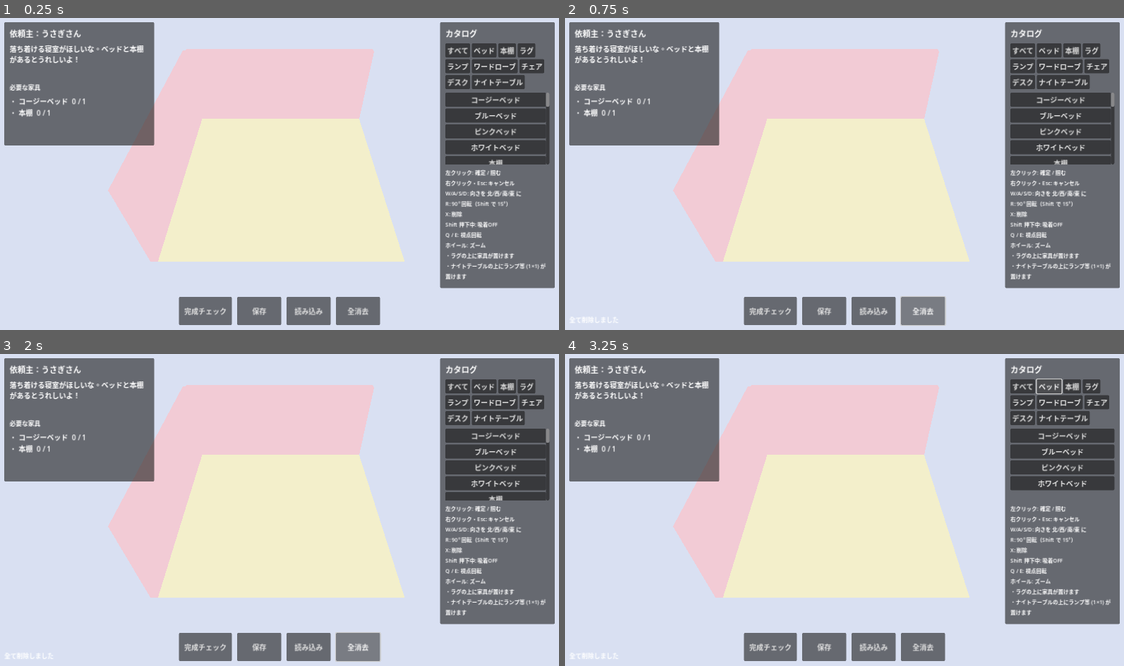
Above: before the commit, frames 1-4 (two rows, left to right).
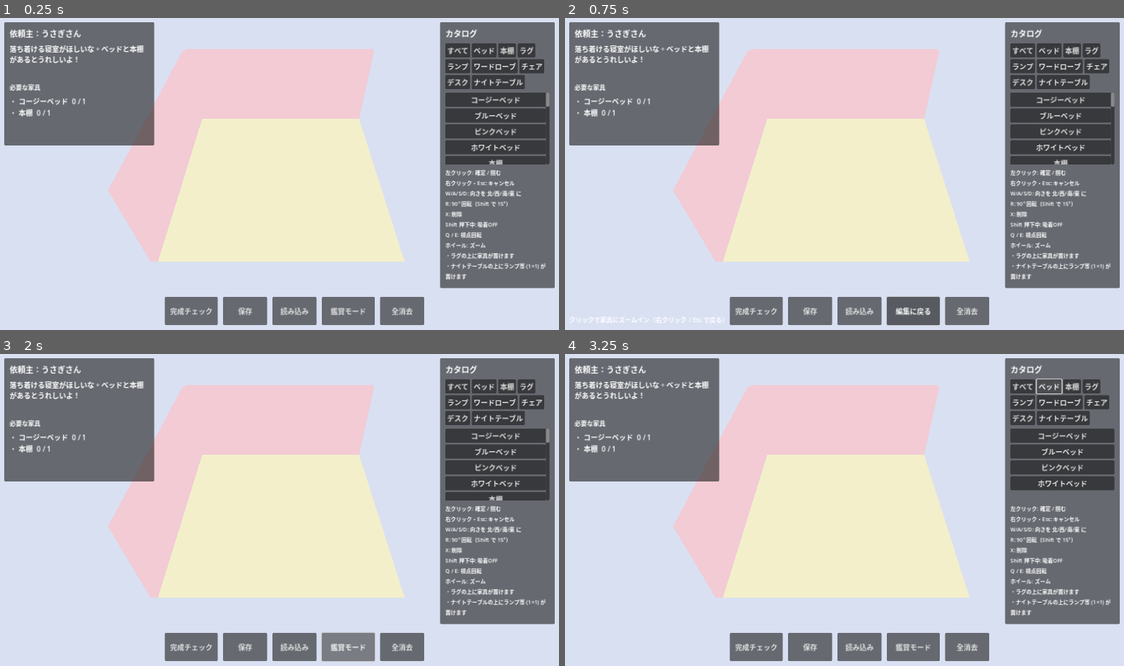
Above: after the commit, the same moments.

Repository: murasakiutau-create/3dgame
Game: Godot game, scene res://scenes/main.tscn
Same seed, same stepped clock (60 frames per second), same inputs: the game is played once before the commit and once after it.
Inputs (mouse positions are in pixels of both pictures, inside the frame that each line leads up to):
- Up to frame 1 (0.25 s): no input
- Up to frame 2 (0.75 s): click (911, 311) at 0.5 s, where only the run after the commit has a clickable "鑑賞モード"
- Up to frame 3 (2 s): click (346, 647) at 1.25 s, where only the run after the commit has a clickable "編集に戻る"
- Up to frame 4 (3.25 s): click "すべて" at 2 s; click "ベッド" at 2.75 s

The runs differ from the first frame. In frame 1, 1.9% of the frame differs, in the area x 29-76%, y 89-99%; in frame 2, 2.5%, in the area x 1-76%, y 89-99%; in frame 3, 2.0%; in frame 4, 1.9%.

Commit message:
Add zoom-in/close-up view mode toggled from the HUD
When the user clicks the new 鑑賞モード button, click behaviour swaps
from "pick up to edit" to "tween the camera onto the clicked furniture":
- camera_iso.gd: focus_on(target) saves the rig+camera origin once,
  then tweens both so the rig sits on the target and the camera
  pulls in to focus_distance (4m). Iso pitch/yaw is preserved, so
  it reads as "same angle, zoomed in close". reset_view() restores
  the saved overview pose.
- placement_controller.gd: new _view_mode flag, set_view_mode()
  cancels any in-progress placement when entering view mode and
  resets the camera when leaving. In IDLE state, left-click in view
  mode targets the top-most furniture under the cursor (same
  priority logic as edit) and calls focus_on; right-click / Esc
  resets the view.
- game_ui.tscn / .gd: add a toggle button in the HUD that flips
  view mode and updates its label / hint text accordingly.

https://claude.ai/code/session_01RRmySoUvZSXSjVHeDV4xL9

Diff:
--- a/scripts/camera_iso.gd
+++ b/scripts/camera_iso.gd
@@ -5,15 +5,22 @@
 @export var zoom_max: float = 20.0
 @export var zoom_step: float = 1.0
 @export var rotate_time: float = 0.25
+@export var focus_distance: float = 4.0
+@export var focus_lift: float = 0.5
+@export var focus_time: float = 0.5
 
 @onready var camera: Camera3D = $Camera3D
 
 var _target_yaw: float = 0.0
+var _saved_rig_origin: Vector3
+var _saved_camera_origin: Vector3
+var _is_focused: bool = false
 
 func _ready() -> void:
 	_target_yaw = rotation.y
 	camera.make_current()
-	print("[CameraIso] camera global pos = ", camera.global_transform.origin, " looking at rig origin = ", global_transform.origin)
+	_saved_rig_origin = global_transform.origin
+	_saved_camera_origin = camera.transform.origin
 
 func _unhandled_input(event: InputEvent) -> void:
 	if event.is_action_pressed("camera_rotate_left"):
@@ -48,3 +55,30 @@
 		return from
 	var t := -from.y / dir.y
 	return from + dir * t
+
+## Tween the rig to the target's position and pull the camera in close,
+## keeping the iso pitch/yaw so the result is "same angle, zoomed in".
+func focus_on(target: Node3D) -> void:
+	if not _is_focused:
+		_saved_rig_origin = global_transform.origin
+		_saved_camera_origin = camera.transform.origin
+		_is_focused = true
+	var target_origin: Vector3 = target.global_transform.origin
+	target_origin.y += focus_lift
+	var new_camera_origin: Vector3 = camera.transform.origin
+	new_camera_origin.z = focus_distance
+	var tw := create_tween().set_parallel(true).set_trans(Tween.TRANS_SINE).set_ease(Tween.EASE_OUT)
+	tw.tween_property(self, "global_position", target_origin, focus_time)
+	tw.tween_property(camera, "position", new_camera_origin, focus_time)
+
+## Tween the rig and camera back to the saved overview pose.
+func reset_view() -> void:
+	if not _is_focused:
+		return
+	_is_focused = false
+	var tw := create_tween().set_parallel(true).set_trans(Tween.TRANS_SINE).set_ease(Tween.EASE_OUT)
+	tw.tween_property(self, "global_position", _saved_rig_origin, focus_time)
+	tw.tween_property(camera, "position", _saved_camera_origin, focus_time)
+
+func is_focused() -> bool:
+	return _is_focused
--- a/scripts/placement_controller.gd
+++ b/scripts/placement_controller.gd
@@ -29,6 +29,71 @@
 var _edit_original_rot: int = 0
 var _edit_original_stacked_cell: Variant = null
 var _is_snap: bool = true
+var _view_mode: bool = false
+
+## Called by UI to switch between build mode (default) and view/zoom mode.
+func set_view_mode(active: bool) -> void:
+	if _view_mode == active:
+		return
+	_view_mode = active
+	if active:
+		_cancel_ghost()
+	else:
+		_camera.reset_view()
+
+func is_view_mode() -> bool:
+	return _view_mode
+
+func _try_focus_on_clicked() -> void:
+	var t: Node3D = _find_item_under_mouse()
+	if t == null:
+		_camera.reset_view()
+		return
+	_camera.focus_on(t)
+
+func _find_item_under_mouse() -> Node3D:
+	var mouse: Vector2 = get_viewport().get_mouse_position()
+	var world: Vector3 = _camera.mouse_to_ground(mouse)
+	var clicked_cell: Vector2i = _grid.world_to_cell(world)
+	var target: Node3D = null
+	var best_priority: int = -1
+	var best_dist: float = INF
+	for child in _items_parent.get_children():
+		if not (child is Node3D):
+			continue
+		var cid: String = str(child.get_meta("furniture_id", ""))
+		if cid == "":
+			continue
+		var csize: Vector2i = Catalog.get_size(cid)
+		var crot: int = int(fposmod(int(round(child.rotation_degrees.y)), 360))
+		var cw: int = csize.x
+		var ch: int = csize.y
+		if posmod(crot, 180) == 90:
+			cw = csize.y
+			ch = csize.x
+		var cbase: Vector2i
+		if child.has_meta(STACKED_META):
+			cbase = child.get_meta(STACKED_META)
+		else:
+			cbase = Vector2i(
+				int(round(child.position.x - cw * 0.5)),
+				int(round(child.position.z - ch * 0.5))
+			)
+		if clicked_cell.x < cbase.x or clicked_cell.x >= cbase.x + cw:
+			continue
+		if clicked_cell.y < cbase.y or clicked_cell.y >= cbase.y + ch:
+			continue
+		var priority: int = 2
+		if child.has_meta(STACKED_META):
+			priority = 3
+		elif Catalog.get_layer(cid) == "rug":
+			priority = 1
+		var dist: float = Vector2(child.position.x - world.x, child.position.z - world.z).length()
+		if priority > best_priority or (priority == best_priority and dist < best_dist):
+			best_priority = priority
+			best_dist = dist
+			target = child
+	return target
 
 ## Start placing a brand-new furniture picked from the catalog.
 func start_placement(item_id: String) -> void:
@@ -118,8 +183,14 @@
 			_delete_ghost()
 			get_viewport().set_input_as_handled()
 	else:
-		if event.is_action_pressed("place_confirm"):
-			_try_start_edit()
+		if _view_mode:
+			if event.is_action_pressed("place_confirm"):
+				_try_focus_on_clicked()
+			elif event.is_action_pressed("place_cancel"):
+				_camera.reset_view()
+		else:
+			if event.is_action_pressed("place_confirm"):
+				_try_start_edit()
 
 func _confirm() -> void:
 	if _ghost == null:
--- a/ui/game_ui.gd
+++ b/ui/game_ui.gd
@@ -38,6 +38,7 @@
 	$HUD/HBox/SaveBtn.pressed.connect(_on_save_pressed)
 	$HUD/HBox/LoadBtn.pressed.connect(_on_load_pressed)
 	$HUD/HBox/ClearBtn.pressed.connect(_on_clear_pressed)
+	$HUD/HBox/ViewBtn.toggled.connect(_on_view_toggled)
 	if _requests.current_request().size() > 0:
 		_on_request_changed(_requests.current_request())
 
@@ -120,3 +121,8 @@
 func _on_clear_pressed() -> void:
 	_placement.clear_all()
 	_hint.text = "全て削除しました"
+
+func _on_view_toggled(active: bool) -> void:
+	_placement.set_view_mode(active)
+	$HUD/HBox/ViewBtn.text = "編集に戻る" if active else "鑑賞モード"
+	_hint.text = "クリックで家具にズームイン（右クリック / Esc で戻る）" if active else ""
--- a/ui/game_ui.tscn
+++ b/ui/game_ui.tscn
@@ -122,6 +122,11 @@
 custom_minimum_size = Vector2(100, 48)
 text = "読み込み"
 
+[node name="ViewBtn" type="Button" parent="HUD/HBox"]
+custom_minimum_size = Vector2(120, 48)
+toggle_mode = true
+text = "鑑賞モード"
+
 [node name="ClearBtn" type="Button" parent="HUD/HBox"]
 custom_minimum_size = Vector2(100, 48)
 text = "全消去"
